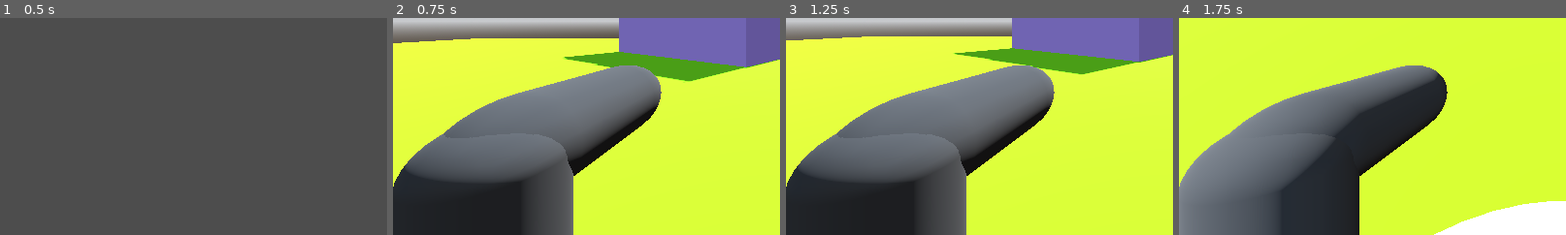
Above: before the commit, frames 1-4 (left to right).
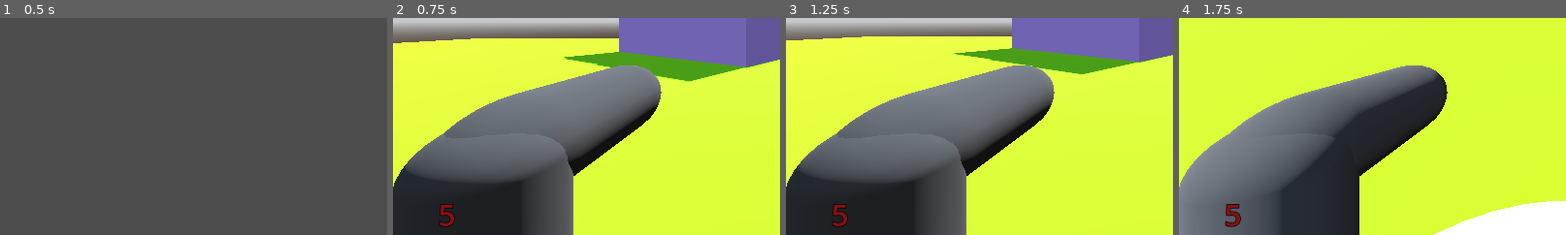
Above: after the commit, the same moments.

Repository: covmoore/potions_and_arsenals
Game: Godot game, scene res://scenes/MainMenu.tscn
Same seed, same stepped clock (60 frames per second), same inputs: the game is played once before the commit and once after it.
Inputs (mouse positions are % of the whole screen's width and height, from its top left):
- Up to frame 1 (0.5 s): no input
- Up to frame 2 (0.75 s): click "Play" at 0.5 s
- Up to frame 3 (1.25 s): no input
- Up to frame 4 (1.75 s): tap Enter at 1.25 s; move the mouse to (55, 50) at 1.27 s; hold W (move_forward) from 1.28 s (still down); click (55, 50) at 1.35 s; tap Space (jump) at 1.52, 1.55 s
The pictures show only the part of the screen within x 0-50%, y 49-99%; the shares and areas given below are measured in that part.

Frame 1 is identical in both runs. In frame 2, 0.2% of the frame differs, in the area x 12-17%, y 85-96%; in frame 3, 0.2%; in frame 4, 0.3%, in the area x 11-17%, y 85-97%.

Commit message:
basic enemy can now kill you

Diff:
--- a/handlers/Player.gd
+++ b/handlers/Player.gd
@@ -4,6 +4,7 @@
 const SPEED = 5.0
 const JUMP_VELOCITY = 4.5
 const SENSITIVITY = 0.003
+var isAlive = true
 var health = 5
 var mouse_mode = "captured"
 
@@ -11,6 +12,9 @@
 var gravity = ProjectSettings.get_setting("physics/3d/default_gravity")
 var bullet = load("res://model_scenes/handgun_projectile.tscn")
 var bullet_instance
+
+signal player_hit
+signal player_died
 
 @onready var head = $Head
 @onready var camera = $Head/Camera3D
@@ -21,7 +25,7 @@
 	Input.set_mouse_mode(Input.MOUSE_MODE_CAPTURED)
 
 func _unhandled_input(event):
-	if event is InputEventMouseMotion:
+	if event is InputEventMouseMotion and isAlive == true:
 		head.rotate_y(-event.relative.x * SENSITIVITY)
 		camera.rotate_x(-event.relative.y * SENSITIVITY)
 		camera.rotation.x = clamp(camera.rotation.x, deg_to_rad(-45), deg_to_rad(60))
@@ -40,31 +44,35 @@
 		velocity.y -= gravity * delta
 
 	# Handle jump.
-	if Input.is_action_just_pressed("jump") and is_on_floor():
-		velocity.y = JUMP_VELOCITY
+	if isAlive == true:
+		if Input.is_action_just_pressed("jump") and is_on_floor():
+			velocity.y = JUMP_VELOCITY
 
-	# Get the input direction and handle the movement/deceleration.
-	# As good practice, you should replace UI actions with custom gameplay actions.
-	var input_dir = Input.get_vector("move_left", "move_right", "move_forward", "move_backwards")
-	var direction = (head.transform.basis * Vector3(input_dir.x, 0, input_dir.y)).normalized()
-	if direction:
-		velocity.x = direction.x * SPEED
-		velocity.z = direction.z * SPEED
-	else:
-		velocity.x = move_toward(velocity.x, 0, SPEED)
-		velocity.z = move_toward(velocity.z, 0, SPEED)
+		# Get the input direction and handle the movement/deceleration.
+		# As good practice, you should replace UI actions with custom gameplay actions.
+		var input_dir = Input.get_vector("move_left", "move_right", "move_forward", "move_backwards")
+		var direction = (head.transform.basis * Vector3(input_dir.x, 0, input_dir.y)).normalized()
+		if direction:
+			velocity.x = direction.x * SPEED
+			velocity.z = direction.z * SPEED
+		else:
+			velocity.x = move_toward(velocity.x, 0, SPEED)
+			velocity.z = move_toward(velocity.z, 0, SPEED)
 
-	if Input.is_action_just_pressed("shoot"):
-		if !gun_anim.is_playing():
-			gun_anim.play("Shoot")
-			bullet_instance = bullet.instantiate()
-			bullet_instance.position = gun_barrel.global_position
-			bullet_instance.basis = gun_barrel.global_transform.basis
-			get_parent().add_child(bullet_instance)
+		if Input.is_action_just_pressed("shoot"):
+			if !gun_anim.is_playing():
+				gun_anim.play("Shoot")
+				bullet_instance = bullet.instantiate()
+				bullet_instance.position = gun_barrel.global_position
+				bullet_instance.basis = gun_barrel.global_transform.basis
+				get_parent().add_child(bullet_instance)
 
-	move_and_slide()
+		move_and_slide()
 
 func hit(dmg):
 	health -= dmg
+	emit_signal("player_hit", health)
 	if health <= 0:
-		print("You are dead!")
+		health = 0
+		isAlive = false
+		emit_signal("player_died")
--- a/model_scenes/enemy.gd
+++ b/model_scenes/enemy.gd
@@ -3,6 +3,8 @@
 var health = 5
 const SPEED = 3.0
 const ATTACK_RANGE = 1
+var last_attacked = 0
+const HIT_SPEED = 2000
 
 var player = null
 @export var player_path : NodePath
@@ -21,7 +23,10 @@
 	velocity = (next_nav_point - global_transform.origin).normalized() * SPEED
 	move_and_slide()
 	if _target_in_range():
-		player.hit(1)
+		var current_time = Time.get_ticks_msec()
+		if abs(current_time - last_attacked) > HIT_SPEED:
+			player.hit(1)
+			last_attacked = Time.get_ticks_msec()
 
 func _target_in_range():
 	return global_position.distance_to(player.global_position) < ATTACK_RANGE
--- a/scenes/Level1.tscn
+++ b/scenes/Level1.tscn
@@ -1,6 +1,7 @@
-[gd_scene load_steps=19 format=3 uid="uid://buyhvh6k31qu7"]
+[gd_scene load_steps=22 format=3 uid="uid://buyhvh6k31qu7"]
 
 [ext_resource type="Script" path="res://handlers/Player.gd" id="1_8i62a"]
+[ext_resource type="Script" path="res://scenes/world.gd" id="1_aaeb4"]
 [ext_resource type="PackedScene" uid="uid://driaaxhm5pppt" path="res://model_scenes/temp_enemy.tscn" id="1_cs7gb"]
 [ext_resource type="PackedScene" uid="uid://cvv5pwrpajr15" path="res://model_scenes/tem_hand_gun.tscn" id="2_b3gqk"]
 
@@ -51,7 +52,22 @@
 [sub_resource type="SphereMesh" id="SphereMesh_24ban"]
 material = SubResource("StandardMaterial3D_eti20")
 
+[sub_resource type="LabelSettings" id="LabelSettings_cxgmt"]
+font_size = 46
+font_color = Color(0.53, 0.0636, 0.0713732, 1)
+outline_size = 4
+outline_color = Color(0, 0, 0, 1)
+shadow_size = 0
+shadow_color = Color(1, 1, 1, 0)
+
+[sub_resource type="LabelSettings" id="LabelSettings_eqxe0"]
+font_size = 72
+font_color = Color(0.45, 0, 0.00749989, 1)
+outline_size = 5
+outline_color = Color(0, 0, 0, 1)
+
 [node name="World" type="Node3D"]
+script = ExtResource("1_aaeb4")
 
 [node name="Map" type="Node3D" parent="."]
 
@@ -129,3 +145,36 @@
 [node name="TempEnemy4" parent="." instance=ExtResource("1_cs7gb")]
 transform = Transform3D(0.921335, 0, -0.38877, 0, 1, 0, 0.38877, 0, 0.921335, 3.71624, 0.942921, -15.3612)
 player_path = NodePath("../Player")
+
+[node name="Control" type="Control" parent="."]
+layout_mode = 3
+anchors_preset = 0
+offset_right = 1152.0
+offset_bottom = 648.0
+mouse_filter = 1
+
+[node name="healthTxt" type="Label" parent="Control"]
+layout_mode = 0
+offset_top = 576.0
+offset_right = 160.0
+offset_bottom = 646.0
+text = "5
+"
+label_settings = SubResource("LabelSettings_cxgmt")
+horizontal_alignment = 1
+vertical_alignment = 1
+
+[node name="gameOverTxt" type="Label" parent="Control"]
+visible = false
+layout_mode = 0
+offset_left = 356.0
+offset_top = 264.0
+offset_right = 824.0
+offset_bottom = 366.0
+text = "You died lol"
+label_settings = SubResource("LabelSettings_eqxe0")
+horizontal_alignment = 1
+vertical_alignment = 1
+
+[connection signal="player_died" from="Player" to="." method="_on_player_player_died"]
+[connection signal="player_hit" from="Player" to="." method="_on_player_player_hit"]
--- /dev/null
+++ b/scenes/world.gd
@@ -0,0 +1,21 @@
+extends Node3D
+
+@onready var health_UI = $Control/healthTxt
+@onready var game_over_UI = $Control/gameOverTxt
+
+# Called when the node enters the scene tree for the first time.
+func _ready():
+	pass # Replace with function body.
+
+
+# Called every frame. 'delta' is the elapsed time since the previous frame.
+func _process(delta):
+	pass
+
+
+func _on_player_player_hit(dmg):
+	health_UI.text = "%1d" % dmg
+
+
+func _on_player_player_died():
+	game_over_UI.visible = true
